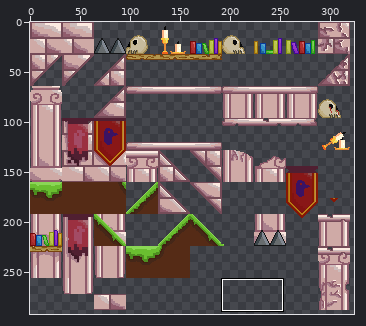
A sprite sheet gets an edit: assets/graphics/tilesets/brick_tileset.png. Above, an overview of the earlier version with the close-up marked.
Close-up. Before the commit:
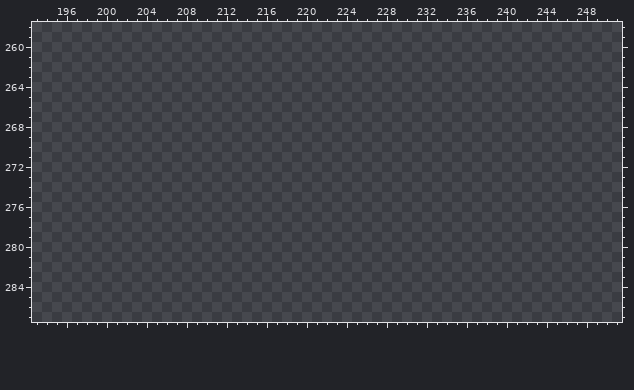
The file is 340x315 pixels. Colours within 5 levels of each other are drawn and written as one. Shown: x 193..251, y 258..287. The wide view leaves out empty margins.
Once edited:
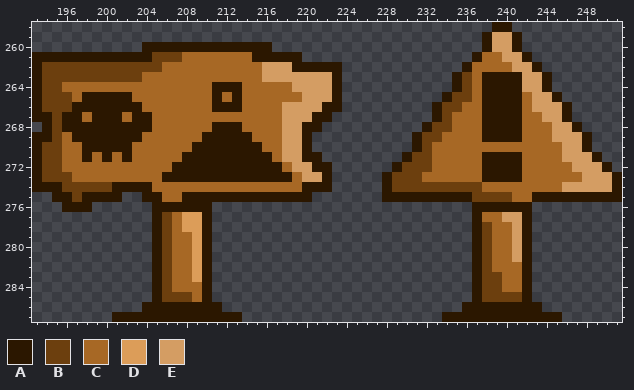
Palette (. is transparent): A #2b1700  B #6c3f0e  C #a76825  D #dc9d59  E #d49d63
What changed:
y 258: x 239..240 .. -> AA
y 259: x 238..241 .... -> AEEA
y 260: x 204..216 ............. -> AAAAAAAAAAAAA; x 238..241 .... -> AEEA
y 261: x 193..219 ........................... -> AAAAAAAAAAAABBBCCCCCCCAAAAA; x 237..242 ...... -> ACCEEA
y 262: x 193..223 ............................... -> ABBBBBBBBBBBBCCCCCCCCCCEEEAAAAA; x 236..243 ........ -> ACCCCEEA
y 263: x 193..223 ............................... -> ABBBBBBBBBBCCCCCCCCCCCCEEEEEEEA; x 235..244 .......... -> ABCAAAAEEA
y 264: x 193..223 ............................... -> ABBCCCCCCCCCCCCCCCAAACCCCCEEEEA; x 235..244 .......... -> ABCAAAAEEA
y 265: x 193..223 ............................... -> ABBBCAAAAACCCCCCCCACACCCCCCEEEA; x 234..245 ............ -> ABBCAAAACEEA
y 266: x 193..223 ............................... -> ABBBAAAAAAACCCCCCCAAACCCCEEEEAA; x 233..246 .............. -> ABBCCAAAACEEEA
y 267: x 193..222 .............................. -> AABAACAAACAACCCCCCCCCCCCCEEEAA; x 233..246 .............. -> ABCCCAAAACCEEA
y 268: x 194..221 ............................ -> ABAAAAAAAAACCCCCCAAACCCCEEAA; x 232..247 ................ -> ABBCCCAAAACCCEEA
y 269: x 193..220 ............................ -> AABCAAAAAAACCCCCCAAAAACCCEEA; x 231..248 .................. -> ABBCCCCAAAACCCEEEA
y 270: x 193..220 ............................ -> ABBCCAAAAACCCCCCAAAAAAACCEEA; x 231..248 .................. -> ABCCCCCCCCCCCCCEEA
y 271: x 193..221 ............................. -> ABBCCACACACCCCCAAAAAAAAACEEAA; x 230..249 .................... -> ABBCCCCCAAAACCCCEEEA
y 272: x 193..222 .............................. -> ABBCCCCCCCCCCCAAAAAAAAAAACEEAA; x 229..250 ...................... -> ABBBCCCCCAAAACCCCCEEEA
y 273: x 193..222 .............................. -> ABBBCCCCCCCCCAAAAAAAAAAAAACEEA; x 228..251 ........................ -> ABBBCCCCCCAAAACCCCCCEEEA
y 274: x 193..222 .............................. -> AAABBBBBAAAACCCCCCCCCCCCCCCAAA; x 228..251 ........................ -> ABBBBBBBBBCCCCCCCCEEEEEA
y 275: x 195..201 ....... -> AABAAAA; x 204..220 ................. -> AACCAAAAAAAAAAAAA; x 228..251 ........................ -> AAAAAAAAABBBBCCAAAAAAAAA
y 276: x 196..198 ... -> AAA; x 205..210 ...... -> AAAAAA; x 237..242 ...... -> AAAAAA
y 277: x 205..210 ...... -> ABCDDA; x 237..242 ...... -> ACCEEA
y 278: x 205..210 ...... -> ABCDDA; x 237..242 ...... -> ABCCEA
y 279..281: x 205..210 ...... -> ABCCDA; x 237..242 ...... -> ABCCEA
y 282: x 205..210 ...... -> ABCCDA; x 237..242 ...... -> ABCCCA
y 283: x 205..210 ...... -> ABCCDA; x 237..242 ...... -> ABBCCA
y 284: x 205..210 ...... -> ABCCCA; x 237..242 ...... -> ABBCCA
y 285: x 205..210 ...... -> ABBBCA; x 237..242 ...... -> ABBBBA
y 286: x 204..211 ........ -> AAAAAAAA; x 236..243 ........ -> AAAAAAAA
y 287: x 201..213 ............. -> AAAAAAAAAAAAA; x 234..245 ............ -> AAAAAAAAAAAA
Pixel boxes of the changes (left, top, right, bottom) in both close-ups:
added: (382, 22, 622, 322)
added: (32, 42, 342, 322)
